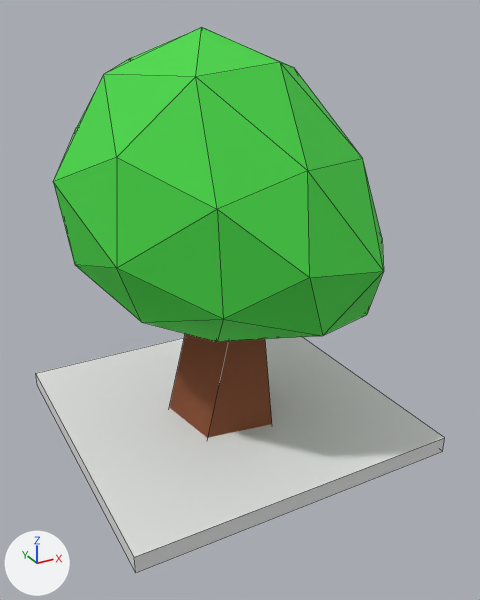
A saved change to the FBX model Assets/Resources/Models/Wood_4/Wood_4 06.FBX.
Both versions are drawn from a 50 mm camera at (-0.863, -1.683, 1.251) aimed at (0.004, -0.106, 0.462). Arrows for +X, +Y and +Z are at lower left; the lights stay in place. Mesh edges are drawn as thin lines. Where no turn or scale is listed for an object, it has been applied to the vertices.

In view in the first picture: 'Box005', 'GeoSphere001'.
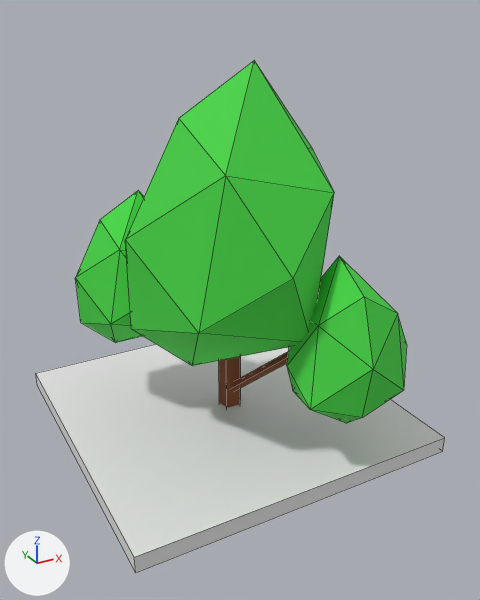
Where the newer file only moved an object's origin or applied its transform, the numbers keep the older frame.

What the commit changed:
Mesh me_mesh_002 is new.
It has 54 vertices, 96 faces and spans x -0.965..-0.208, y -0.721..0.181, z 0.471..1.438.
It uses material mat_up (picture img_up_jpg).
Mesh me_mesh_1 is new.
It has 30 vertices, 15 faces and spans x -0.451..-0.075, y -0.628..-0.029, z 0.273..0.71.
It uses material mat_down (picture img_down_jpg).
Object 'GeoSphere001' (ob_geosphere001) is deleted.
Object 'GeoSphere007' (ob_geosphere007) is new; it shows me_mesh_002.
Its location is (0.56, 0.155, -0.309).
Object 'Cylinder006' (ob_cylinder006) is new; it shows me_mesh_1.
Its location is (0.238, 0.311, -0.232).

Location of each change, (x1, y1, x2, y2) in pixels of the pictures (480 x 600 px):
'GeoSphere001', deleted (green)
    before: (53, 27, 384, 438)
    faces in mat_up (picture img_up_jpg): (53, 27, 384, 342)
    faces in mat_down (picture img_down_jpg): (169, 334, 272, 438)
'GeoSphere007', added (green)
    after: (75, 61, 407, 423)
'Cylinder006', added (brown)
    after: (219, 351, 289, 408)
